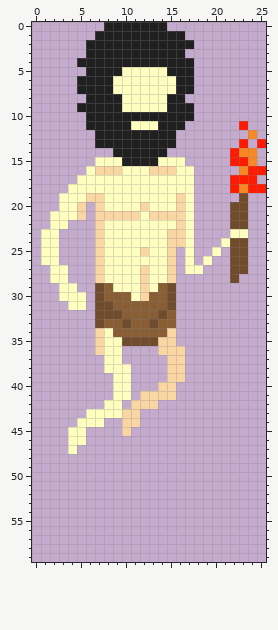
Edited in one commit: pixel-art sprite (sprites/images/spr_player_jump_2_1.png). The picture above was drawn from the file before the commit.
The file is 26x60 pixels.
The same view after the edit:
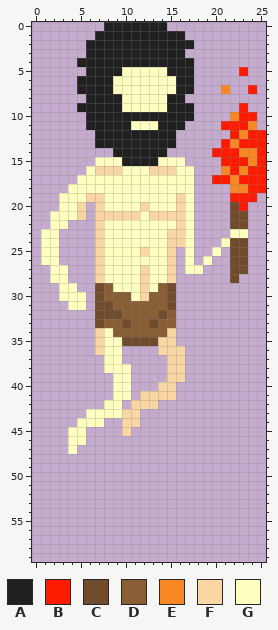
Palette (. is transparent): A #202020  B #fd1c02  C #704b2c  D #8a5e35  E #f88823  F #f9d6a2  G #ffffc0
Changes in this commit:
There is now colour B in row 5 at x 23; in row 7 at x 24; in row 9 at x 23; in row 10 at x 23 to 24; in row 11 at x 21 to 22; in row 12 at x 22 and 25.
There is now colour B in row 13 at x 21 and 24; in row 14 at x 20 to 21 and 25; in row 15 at x 21 and 25; in row 16 at x 22; in row 17 at x 20 to 21 and 25; in row 19 at x 22 and 24.
The edit turns colour C into colour B in rows 19 to 20 at x 23.
The edit turns colour E into colour B in row 12 at x 24.
There is now colour E in row 7 at x 21; in row 10 at x 22; in row 11 at x 24; in row 12 at x 23; in row 13 at x 22; in row 16 at x 21.
The edit turns colour B into colour E in rows 17 to 18 at x 22.
Pixel boxes of the changes (left, top, right, bottom) in both pictures:
changed: (212, 67, 266, 211)
